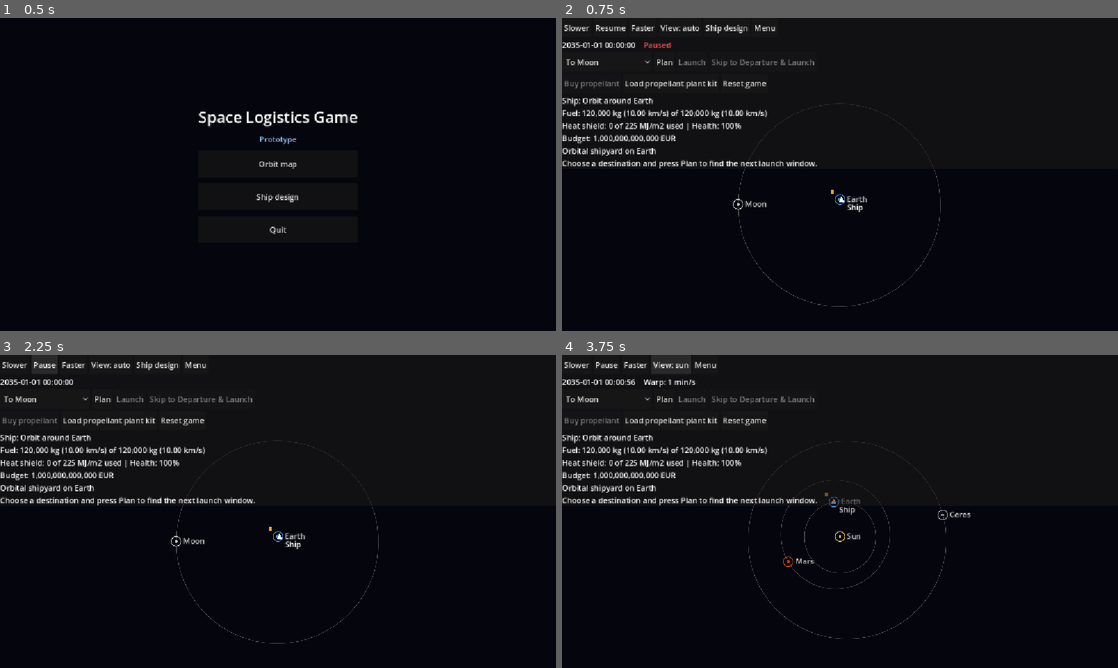
Above: before the commit, frames 1-4 (two rows, left to right).
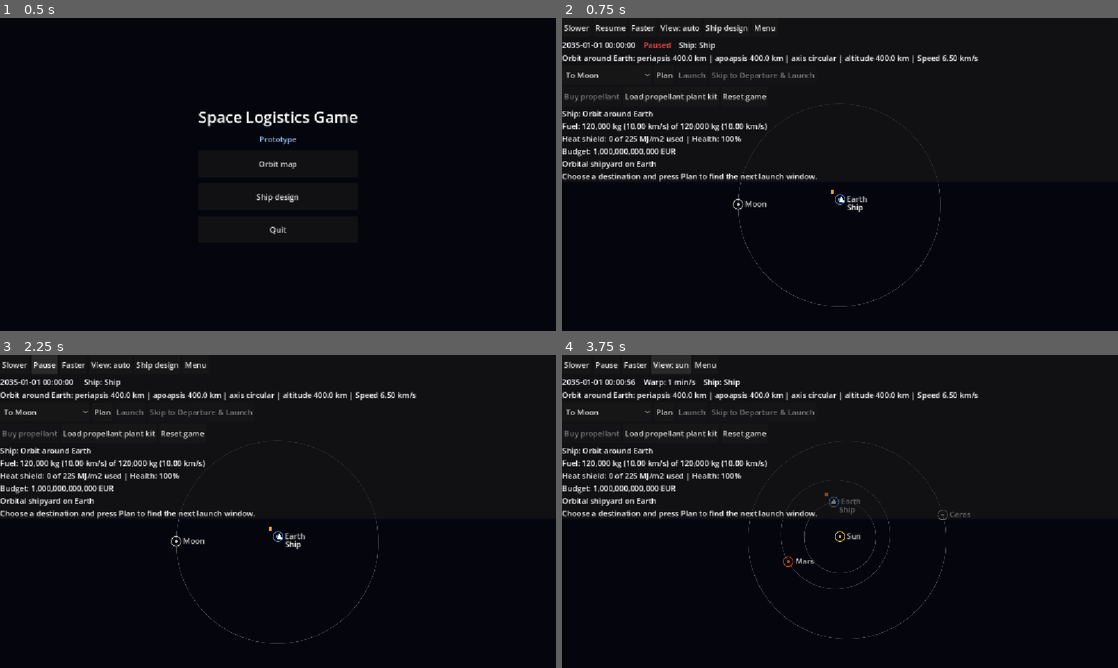
Above: after the commit, the same moments.

Repository: jonmakescars/asteroid-miner
Game: Godot game, scene res://menu.tscn
The game is run twice, just before and just after one commit, with the same random seed, the same clock (stepped at 60 frames per second) and the same inputs.
Inputs:
- Up to frame 1 (0.5 s): no input
- Up to frame 2 (0.75 s): click "Orbit map" at 0.5 s
- Up to frame 3 (2.25 s): click "Slower" at 1.25 s; click "Resume" at 2 s
- Up to frame 4 (3.75 s): click "Faster" at 2.75 s; click "View: auto" at 3.5 s

Frame 1 is identical in both runs. In frame 2, 5.4% of the frame differs, in the area x 0-75%, y 7-53%; in frame 3, 5.4%; in frame 4, 5.5%.

Commit message:
Step 9m - working orbit adjustment now with display of current orbit

Diff:
--- /dev/null
+++ b/control.tscn
@@ -0,0 +1,9 @@
+[gd_scene format=3 uid="uid://rh4di273bpb"]
+
+[node name="Control" type="Control" unique_id=890255615]
+layout_mode = 3
+anchors_preset = 15
+anchor_right = 1.0
+anchor_bottom = 1.0
+grow_horizontal = 2
+grow_vertical = 2
--- a/project.godot
+++ b/project.godot
@@ -9,11 +9,9 @@
 config_version=5
 
 [application]
-run/main_scene="res://menu.tscn"
-run/main_scene="res://menu.tscn"
-run/main_scene="res://menu.tscn"
 
 config/name="Asteroid Miner"
+run/main_scene="res://menu.tscn"
 config/features=PackedStringArray("4.7", "Mobile")
 config/icon="res://icon.svg"
 
--- a/scripts/aero_braking.gd
+++ b/scripts/aero_braking.gd
@@ -331,14 +331,14 @@
 	plan["warning"] = ""
 	if rp_alt < 0.0:
 		plan["outcome"] = "crash"
-		plan["outcome_text"] = "The periapsis of the target orbit is below the surface: the ship will crash into %s." % target["name"]
+		plan["outcome_text"] = "The periapsis of the target orbit (%.1f km) is below the surface: the ship will crash into %s." % [rp_alt, target["name"]]
 	elif target.has("atmosphere"):
 		var atmosphere: Dictionary = target["atmosphere"]
 		if rp_alt < float(atmosphere["min_periapsis_altitude_km"]):
 			plan["outcome"] = "burn_up"
-			plan["outcome_text"] = "The periapsis of the target orbit is deep inside the atmosphere of %s: the ship will burn up." % target["name"]
+			plan["outcome_text"] = "The periapsis of the target orbit (%.1f km) is deep inside the atmosphere of %s (below %.0f km): the ship will burn up." % [rp_alt, target["name"], float(atmosphere["min_periapsis_altitude_km"])]
 		elif rp_alt < interface_altitude_km(atmosphere):
-			plan["warning"] = "The periapsis of the target orbit is inside the upper atmosphere of %s: the orbit will decay." % target["name"]
+			plan["warning"] = "The periapsis of the target orbit (%.1f km) is inside the upper atmosphere of %s (below %.0f km): the orbit will decay." % [rp_alt, target["name"], interface_altitude_km(atmosphere)]
 
 
 ## The angle of the axis of the target orbit. The offset counts from the arrival direction; a circular orbit
--- a/scripts/game_state.gd
+++ b/scripts/game_state.gd
@@ -218,6 +218,38 @@
 	_update_facilities()
 
 
+## One line about the ship's current orbit for the top bar: periapsis and apoapsis altitude, the angle of the
+## axis of the orbit, the current altitude and the speed relative to the body (the airspeed while the ship is
+## in the atmosphere).
+static func orbit_status_text() -> String:
+	var leg: Dictionary = legs[leg_index_at(time_jd)]
+	var frame := str(leg["parent"])
+	var body: Dictionary = bodies[frame]
+	var segment: Dictionary = leg["segment"]
+	var a := float(segment["semi_major_axis_km"])
+	var e := float(segment["eccentricity"])
+	var radius := float(body["radius_km"])
+	var periapsis := a * (1.0 - e) - radius
+	var apoapsis := a * (1.0 + e) - radius
+	var position_fn := func(t: float) -> Vector2: return Kepler.position_at(segment, t)
+	var position: Vector2 = position_fn.call(time_jd)
+	var speed := TransferPlanner.velocity_kms(position_fn, time_jd).length()
+	var altitude := position.length() - radius
+	var speed_name := "Speed"
+	if body.has("atmosphere") and altitude < AeroBraking.interface_altitude_km(body["atmosphere"]):
+		speed_name = "Airspeed"
+	var axis_text := "circular"
+	if not OrbitControl.is_circular(periapsis, apoapsis):
+		axis_text = "%.0f deg" % fposmod(float(segment["argument_of_periapsis_deg"]), 360.0)
+	return "%s: periapsis %s km | apoapsis %s km | axis %s | altitude %s km | %s %.2f km/s" % [
+			("Orbit around " if leg["kind"] == "orbit" else "Flight around ") + str(body["name"]),
+			_km_text(periapsis), _km_text(apoapsis), axis_text, _km_text(altitude), speed_name, speed]
+
+
+static func _km_text(value: float) -> String:
+	return "%.1f" % value if absf(value) < 10000.0 else thousands(value)
+
+
 ## The plan the ship is actually following: the saved one while a course change is being drafted.
 static func running_plan() -> Dictionary:
 	return saved_plan if not saved_plan.is_empty() else plan
--- a/scripts/orbit_control.gd
+++ b/scripts/orbit_control.gd
@@ -49,6 +49,7 @@
 
 
 func _init() -> void:
+	_syncing = true   # changing the limits of a spin box can change (and announce) its value: ignore that
 	add_theme_constant_override("h_separation", 8)
 	_rp_spin = _add_row("Periapsis (km)", true)
 	_rp_slider = get_child(get_child_count() - 1) as HSlider
@@ -71,6 +72,7 @@
 	_offset_spin.step = 1.0
 	for slider in [_rp_slider, _ra_slider]:
 		(slider as HSlider).step = 0.001
+	_syncing = false
 
 
 ## Adds a label, a spin box and a slider; the slider is the last child, the spin box is returned.
@@ -93,6 +95,7 @@
 func setup(body_radius_km: float, max_altitude_km: float) -> void:
 	radius_km = body_radius_km
 	max_alt_km = max_altitude_km
+	_syncing = true   # setting the limits and the step re-snaps the spin boxes and may emit value_changed
 	for slider in [_rp_slider, _ra_slider]:
 		(slider as HSlider).min_value = 0.0
 		(slider as HSlider).max_value = _to_slider(max_alt_km)
@@ -100,6 +103,7 @@
 		(spin as SpinBox).min_value = MIN_FRACTION * radius_km
 		(spin as SpinBox).max_value = max_alt_km * 10.0
 		(spin as SpinBox).step = 0.1
+	_syncing = false
 
 
 ## Shows an orbit without sending the signal.
--- a/scripts/orbit_view.gd
+++ b/scripts/orbit_view.gd
@@ -271,19 +271,31 @@
 
 func _on_target_changed() -> void:
 	if GameState.ship_in_transit():
-		_on_keep_course()
+		_drop_draft(false)   # another destination was picked: the draft of the old one is no longer meant
 		return
 	legs = [GameState.parked_leg()]
 	plan = {}
 	message = ""
 
 
-## Drops the draft of a course change: the ship keeps the plan it is following.
+## "Keep current course": drops the draft and shows the course the ship is following again, with its
+## destination and target orbit.
 func _on_keep_course() -> void:
-	if not GameState.saved_plan.is_empty():
-		plan = GameState.saved_plan
-		GameState.saved_plan = {}
+	_drop_draft(true)
+
+
+func _drop_draft(show_followed_course: bool) -> void:
+	if GameState.saved_plan.is_empty():
+		return
+	plan = GameState.saved_plan
+	GameState.saved_plan = {}
+	if show_followed_course:
+		var index := destination_ids.find(str(plan["target_id"]))
+		if index >= 0:
+			target_picker.select(index)
+		GameState.target_orbits[str(plan["target_id"])] = plan["target_orbit"]
 		_sync_aero()
+		_sync_orbit_control()
 		message = "Keeping the current course."
 
 
--- a/scripts/top_bar.gd
+++ b/scripts/top_bar.gd
@@ -21,6 +21,8 @@
 var design_button: Button
 var date_label: Label
 var status_label: Label
+var ship_label: Label
+var orbit_label: Label
 
 
 ## current_scene is the path of the screen the bar sits on (its own button is left out).
@@ -49,6 +51,11 @@
 	time_row.add_child(date_label)
 	status_label = Label.new()
 	time_row.add_child(status_label)
+	ship_label = Label.new()
+	time_row.add_child(ship_label)
+	orbit_label = Label.new()
+	orbit_label.autowrap_mode = TextServer.AUTOWRAP_WORD_SMART
+	box.add_child(orbit_label)
 
 
 ## Adds a row of controls below the time row (before anything a screen adds later).
@@ -71,6 +78,8 @@
 func refresh() -> void:
 	pause_button.text = "Resume" if GameState.paused else "Pause"
 	date_label.text = GameState.date_text(GameState.time_jd)
+	ship_label.text = "   Ship: %s" % GameState.ship_name
+	orbit_label.text = GameState.orbit_status_text()
 	if GameState.paused:
 		status_label.text = "   Paused"
 		status_label.add_theme_color_override("font_color", Color(1.0, 0.3, 0.3))
Not shown, added: README.md.txt
Not shown, changed: data/DATA_NOTES.md
Not shown, added: step9j-keepcourse.zip
Not shown, added: step9k-warnings.zip
Not shown, added: step9l-orbitcontrol.zip
Not shown, added: step9m-status.zip
